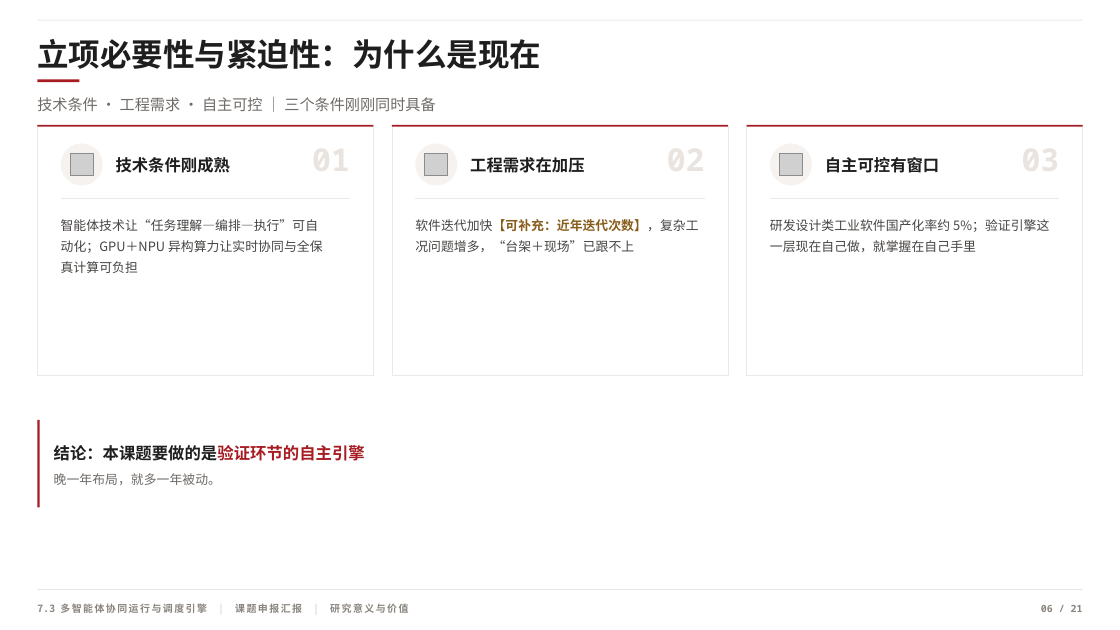
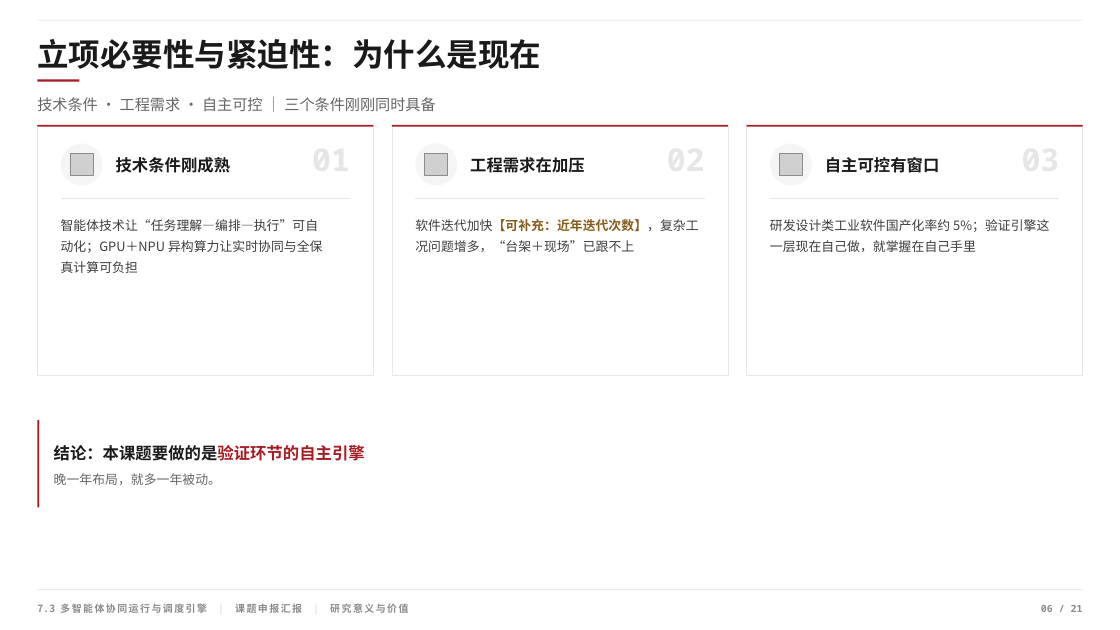
Before and after one commit to huosi012/PPT, a slide deck: slide 6 of 项目汇报PPT.pptx. Drawn at 1120x630 pixels with LibreOffice and Linux fonts; fonts in the diff are those of the drawing; grey boxes stand for pictures. Boxes give left, top, right and bottom in pixels: in the first picture for what was removed or moved away, otherwise in the second. Text is boxed around its words. In the diff, an @@ line names an element or a change of style, - is before the commit and + after.

```diff
--- a/项目汇报PPT.pptx
+++ b/项目汇报PPT.pptx
@@ outline #ECE8E3 0.5 pt to #E9E9E9 0.5 pt in 3 elements at bbox=[392, 125, 728, 376], bbox=[747, 125, 1083, 376], bbox=[37, 125, 373, 376] @@
@@ text "技术条件刚成熟" at bbox=[116, 157, 231, 173]: text colour #1E1E1E to #1A1A1A @@
@@ text "工程需求在加压" at bbox=[470, 157, 585, 173]: text colour #1E1E1E to #1A1A1A @@
@@ text "智能体技术让“任务理解—编排—执行”可自动化；GPU＋NPU 异构算力让实时协同与全保真计算可负担" at bbox=[61, 219, 322, 273]: text colour #474543 to #3D3D3D @@
@@ text "软件迭代加快【可补充：近年迭代次数】，复杂工况问题增多，“台架＋现场”已跟不上" at bbox=[415, 219, 698, 252]: text colour #474543 to #3D3D3D in "软件迭代加快【可补充：近年迭代次数】，复杂工况问题增多，“台架＋现场”已跟不上" @@
@@ text "研发设计类工业软件国产化率约 5%；验证引擎这一层现在自己做，就掌握在自己手里" at bbox=[770, 219, 1049, 252]: text colour #474543 to #3D3D3D @@
@@ text "结论：本课题要做的是验证环节的自主引擎" at bbox=[54, 445, 365, 461]: text colour #1E1E1E to #1A1A1A in "结论：本课题要做的是验证环节的自主引擎" @@
```
Also in this commit, not shown: 20 other slides changed, 35 other files.
